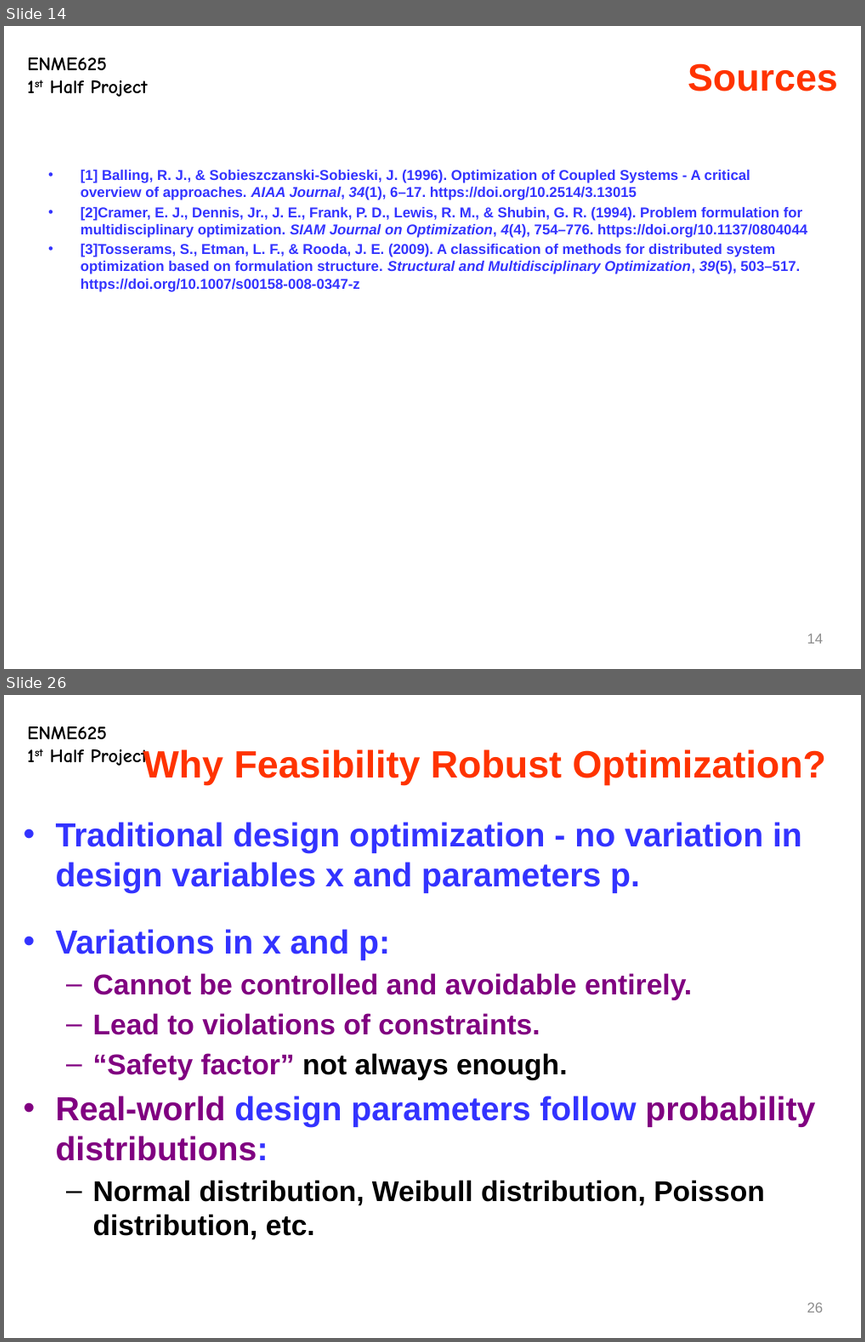
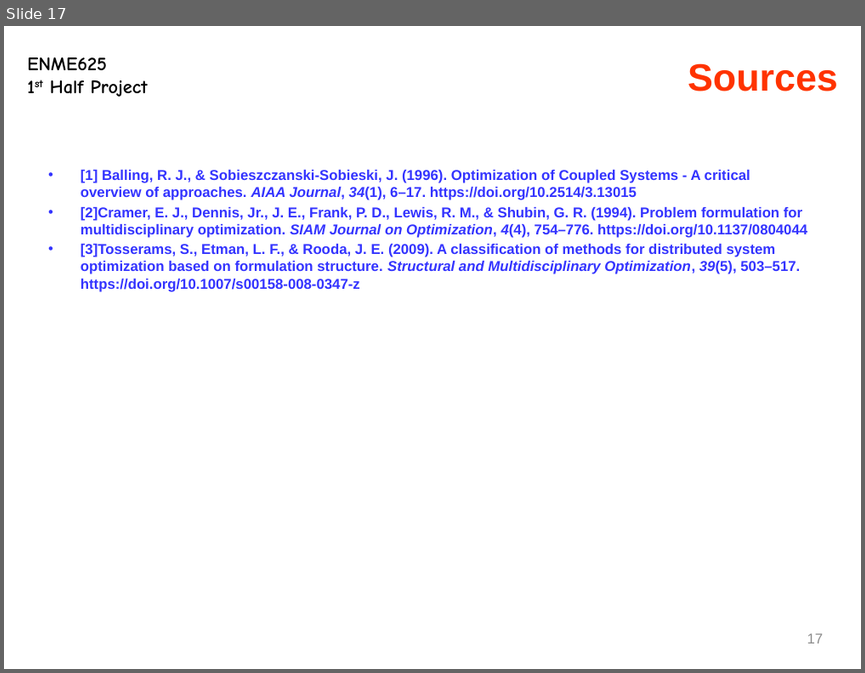
Before and after one commit to hqqen/eeby-deeby, a slide deck: class-work/optimization/project 1/slides.pptx. Shown one above the other, each under a label of ours: slides 14 and 26 before the commit, slide 17 after it; the slides between them are not shown. The pictures are 865x1342 and 865x673 pixels, drawn with LibreOffice and Linux fonts; fonts in the diff are those of the drawing. Boxes give left, top, right and bottom in pixels: in the first picture for what was removed or moved away, otherwise in the second. Text is boxed around its words. In the diff, an @@ line names an element or a change of style, - is before the commit and + after.

```diff
--- a/class-work/optimization/project 1/slides.pptx
+++ b/class-work/optimization/project 1/slides.pptx
@@ slide 26 removed at (x1=4, y1=695, x2=861, y2=1338), background #FFFFFF; not listed: 1 template element that a slide beside it also shows @@
@@ title removed at (x1=143, y1=749, x2=826, y2=785) @@
-Why Feasibility Robust Optimization?
@@ text removed at (x1=56, y1=822, x2=815, y2=1240) @@
-• Traditional design optimization - no variation in design variables x and parameters p.
-• Variations in x and p:
-  – Cannot be controlled and avoidable entirely.
-  – Lead to violations of constraints.
-  – “Safety factor” not always enough.
-• Real-world design parameters follow probability distributions:
-  – Normal distribution, Weibull distribution, Poisson distribution, etc.
@@ page number removed at (x1=807, y1=1302, x2=823, y2=1312) @@
-26
@@ what was slide 14 is now slide 17 @@
@@ page number at (x1=807, y1=633, x2=823, y2=643): text changed @@
-14
+17
```
Also in this commit, not shown: 5 slides changed, 5 slides added, 31 other slides removed, 1 other file.
